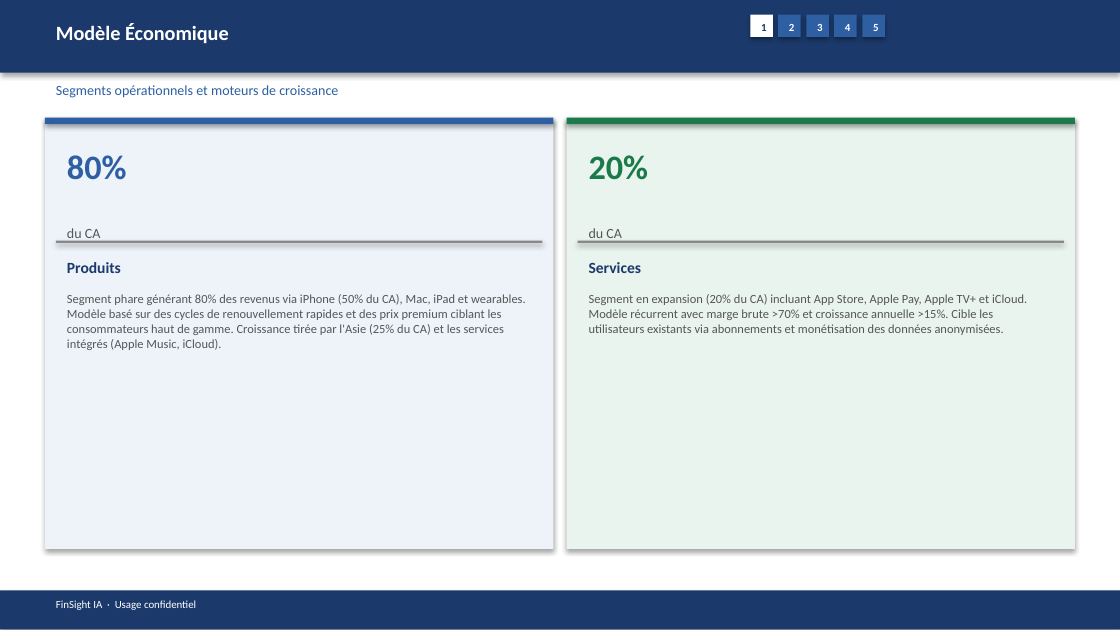
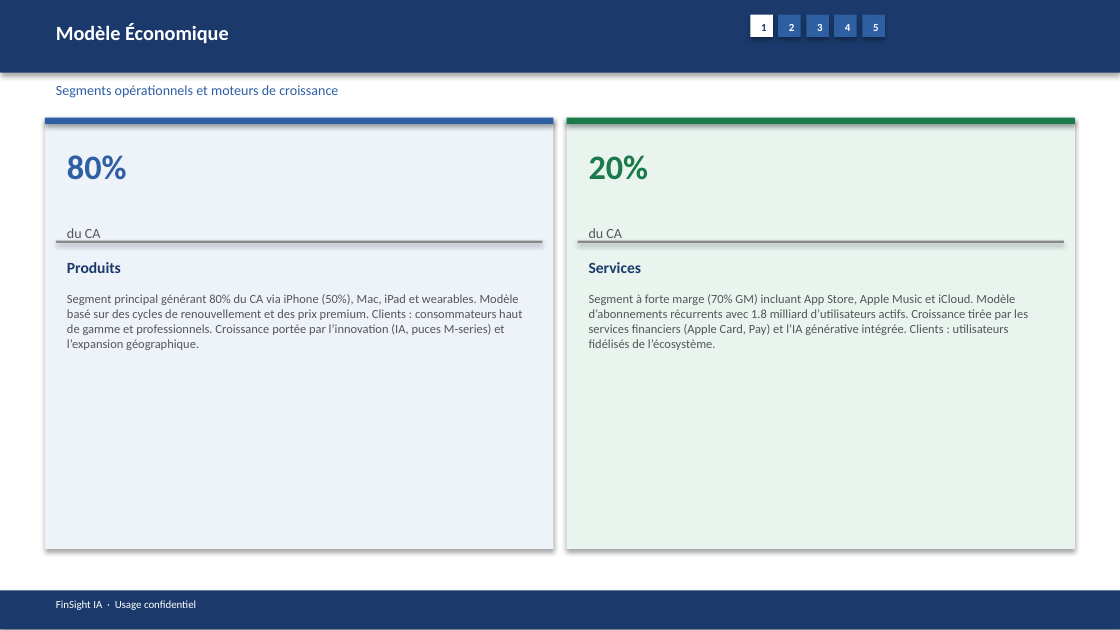
Before and after one commit to baptistejeh07-art/finsight-ia, a slide deck: slide 6 of preview/AAPL/AAPL_pitchbook.pptx. Drawn at 1120x630 pixels with LibreOffice and Linux fonts; fonts in the diff are those of the drawing. Boxes give left, top, right and bottom in pixels: in the first picture for what was removed or moved away, otherwise in the second. Text is boxed around its words. In the diff, an @@ line names an element or a change of style, - is before the commit and + after.

```diff
--- a/preview/AAPL/AAPL_pitchbook.pptx
+++ b/preview/AAPL/AAPL_pitchbook.pptx
@@ text at <box>67,294,522,350</box>: text changed @@
-Segment phare générant 80% des revenus via iPhone (50% du CA), Mac, iPad et wearables. Modèle basé sur des cycles de renouvellement rapides et des prix premium ciblant les consommateurs haut de gamme. Croissance tirée par l'Asie (25% du CA) et les services intégrés (Apple Music, iCloud).
+Segment principal générant 80% du CA via iPhone (50%), Mac, iPad et wearables. Modèle basé sur des cycles de renouvellement et des prix premium. Clients : consommateurs haut de gamme et professionnels. Croissance portée par l’innovation (IA, puces M-series) et l’expansion géographique.
@@ text at <box>589,294,1028,350</box>: text changed @@
-Segment en expansion (20% du CA) incluant App Store, Apple Pay, Apple TV+ et iCloud. Modèle récurrent avec marge brute >70% et croissance annuelle >15%. Cible les utilisateurs existants via abonnements et monétisation des données anonymisées.
+Segment à forte marge (70% GM) incluant App Store, Apple Music et iCloud. Modèle d’abonnements récurrents avec 1.8 milliard d’utilisateurs actifs. Croissance tirée par les services financiers (Apple Card, Pay) et l’IA générative intégrée. Clients : utilisateurs fidélisés de l’écosystème.
```
Also in this commit, not shown: 12 other slides changed, 4 other files.
